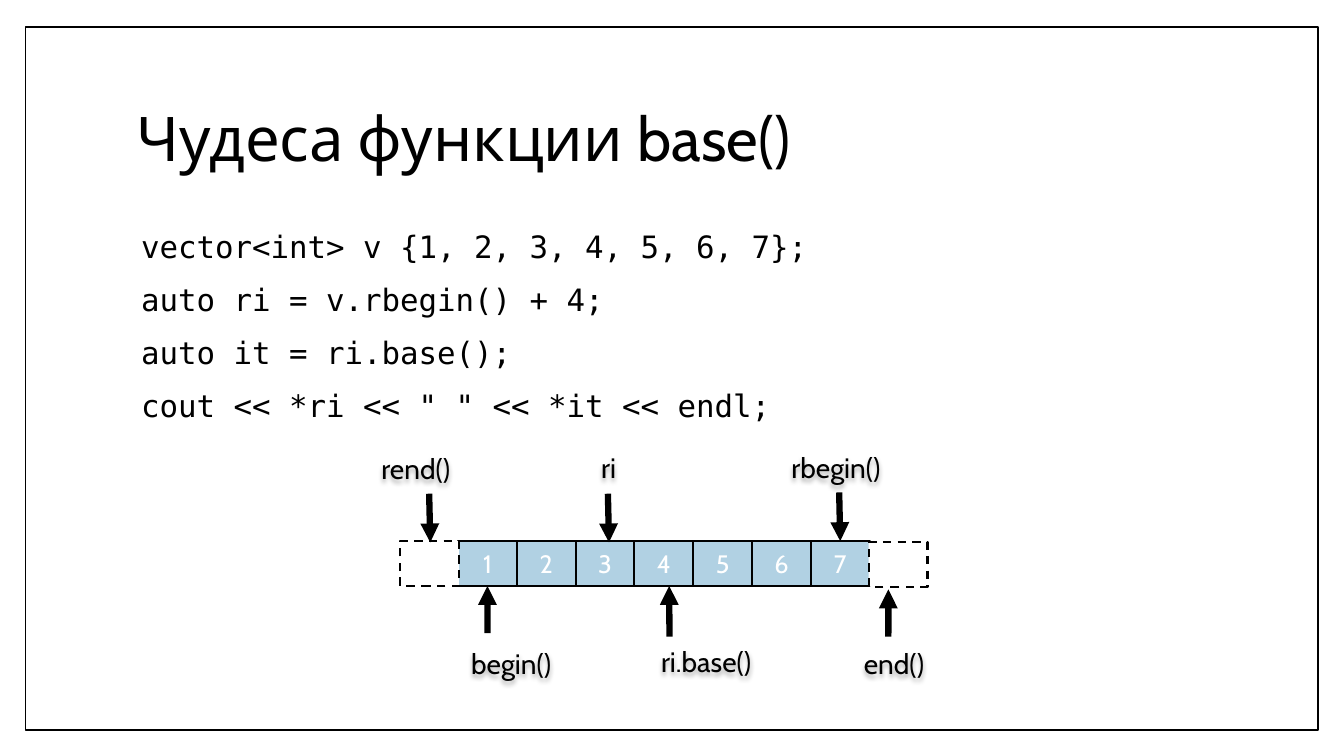
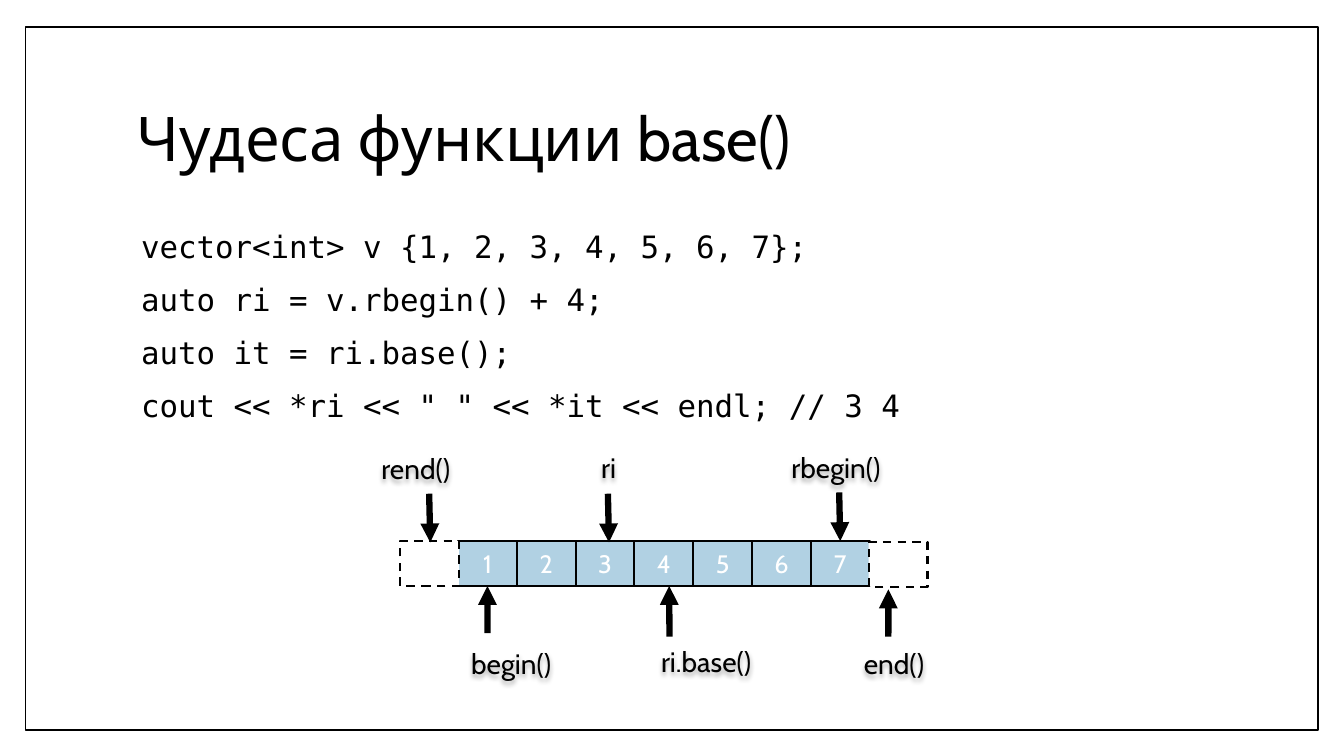
Before and after one commit to MIPT-ILab/cpp-lects-rus, a slide deck: slide 42 of slides/lec2-10-iterators.pptx (slide 32 before the commit). Drawn at 1344x756 pixels with LibreOffice and Linux fonts; fonts in the diff are those of the drawing. Boxes give left, top, right and bottom in pixels: in the first picture for what was removed or moved away, otherwise in the second. Text is boxed around its words. In the diff, an @@ line names an element or a change of style, - is before the commit and + after.

```diff
--- a/slides/lec2-10-iterators.pptx
+++ b/slides/lec2-10-iterators.pptx
@@ text at <box>141,393,900,422</box>: text changed @@
-cout << *ri << " " << *it << endl;
+cout << *ri << " " << *it << endl; // 3 4
```
Also in this commit, not shown: 17 other slides changed, 33 slides added, 1 slide removed, 28 other files.
